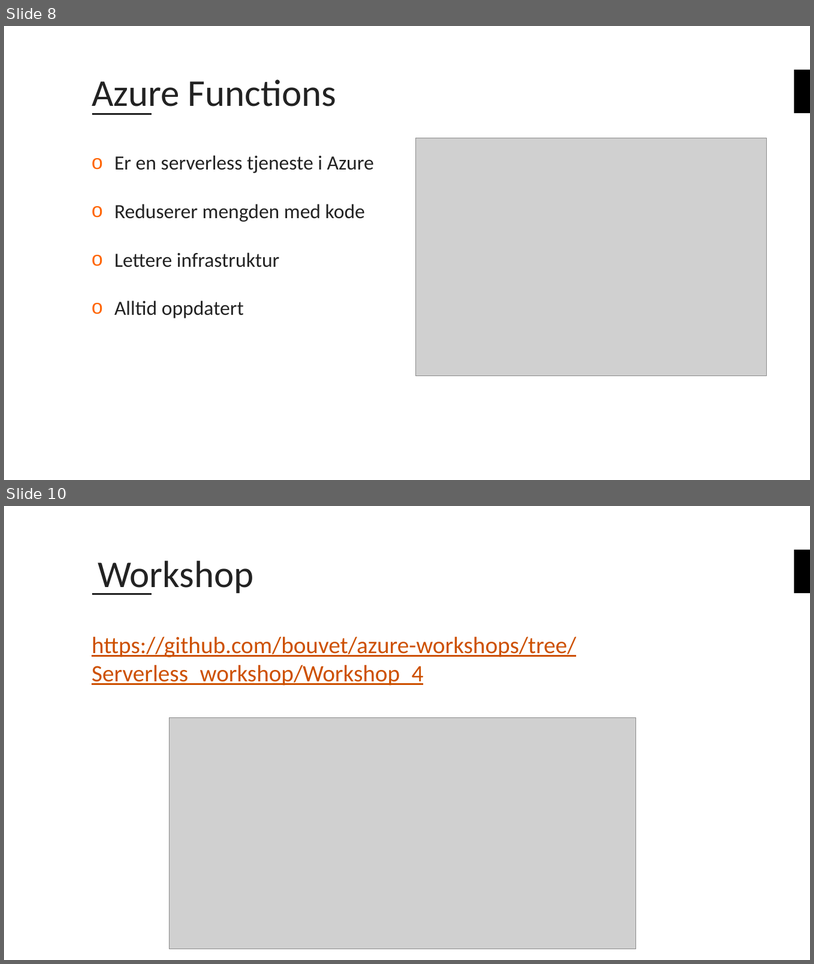
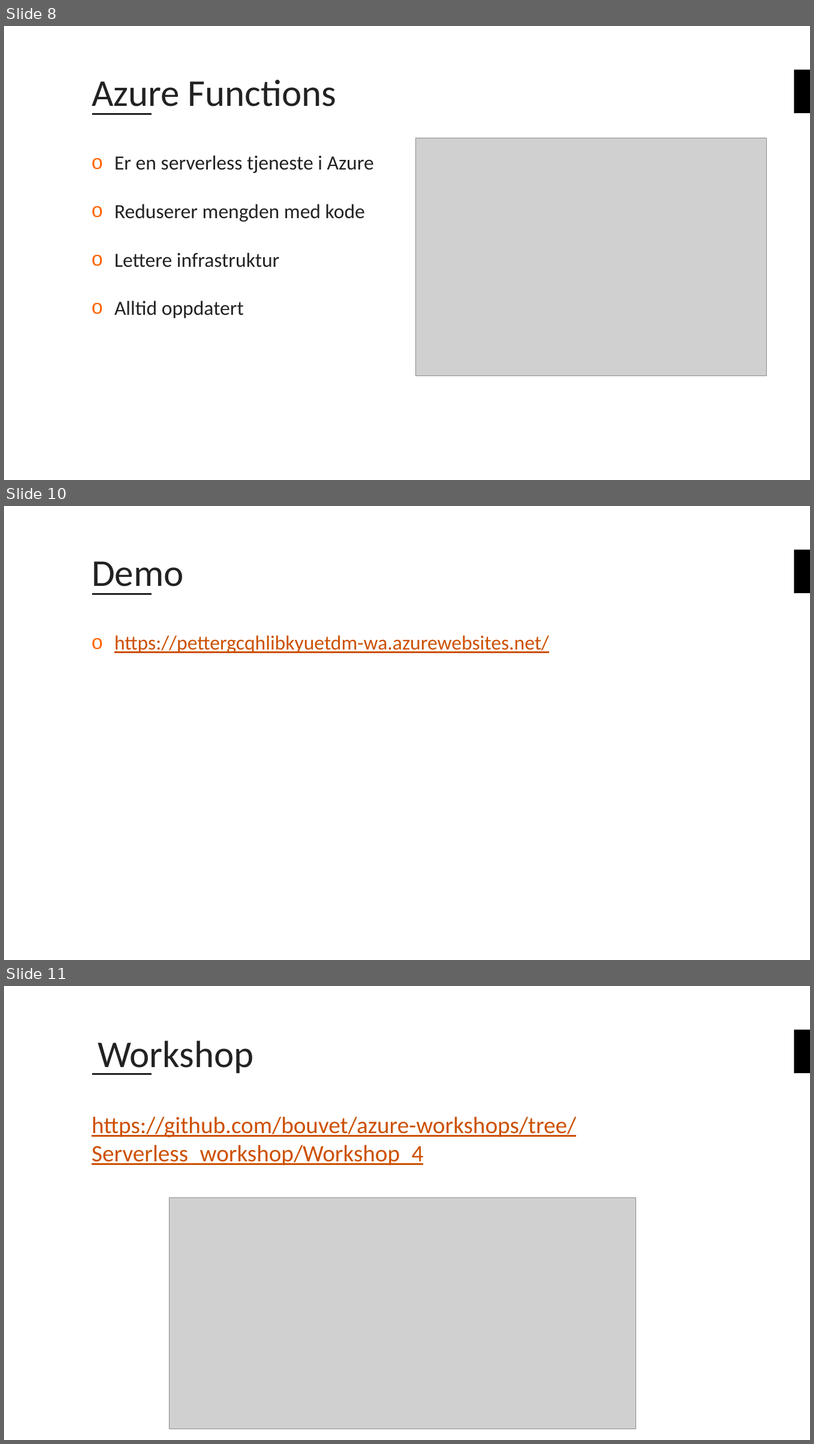
Before and after one commit to bouvet/azure-workshops, a slide deck: Workshop_4/Presentasjon/Azureskolen-Workshop#4.pptx. Shown one above the other, each under a label of ours: slides 8 and 10 before the commit, slides 8, 10 and 11 after it; the slides between them are not shown. The pictures are 814x964 and 814x1444 pixels, drawn with LibreOffice and Linux fonts; fonts in the diff are those of the drawing; grey boxes stand for pictures; background and template pictures are left out. Boxes give left, top, right and bottom in pixels: in the first picture for what was removed or moved away, otherwise in the second. Text is boxed around its words. In the diff, an @@ line names an element or a change of style, - is before the commit and + after.

```diff
--- a/Workshop_4/Presentasjon/Azureskolen-Workshop#4.pptx
+++ b/Workshop_4/Presentasjon/Azureskolen-Workshop#4.pptx
@@ slide 10 added at bbox=[4, 506, 810, 960], background #FFFFFF; not listed: 2 template elements that a slide beside it also shows @@
@@ title added at bbox=[92, 561, 184, 595], 45 pt, text #222222 @@
+Demo
@@ text added at bbox=[114, 635, 549, 653], 24 pt, text #CD5000, underline @@
+o https://pettergcqhlibkyuetdm-wa.azurewebsites.net/
@@ what was slide 10 is now slide 11 @@
```
Also in this commit, not shown: 2 slides changed, 6 other files.
